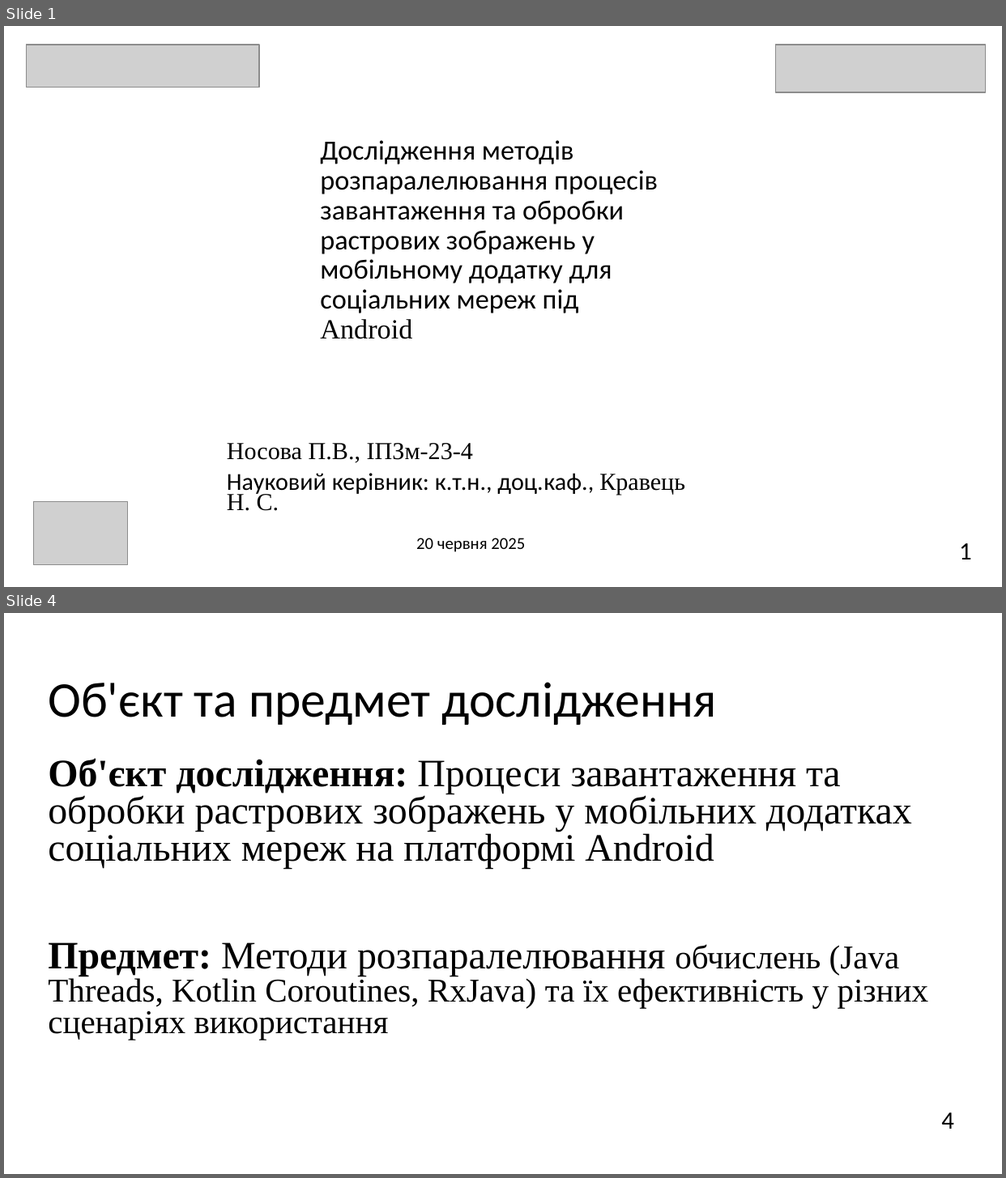
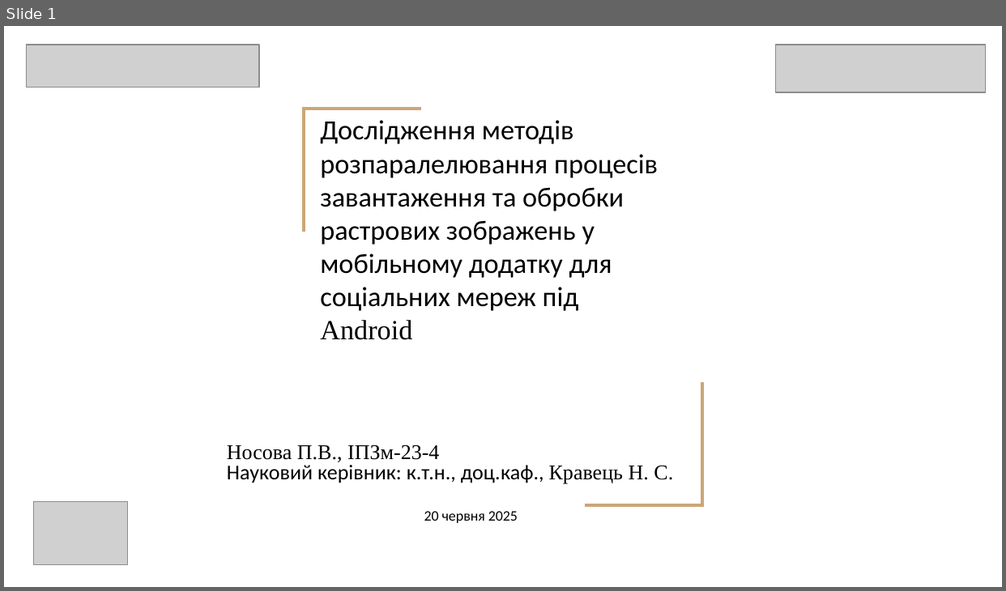
Before and after one commit to polina1836/android-image-processing-test, a slide deck: 2025_М_ПІ_ІПЗ- 23-4_Носова_П_В.pptx. Shown one above the other, each under a label of ours: slides 1 and 4 before the commit, slide 1 after it; the slides between them are not shown. The pictures are 1006x1178 and 1006x591 pixels, drawn with LibreOffice and Linux fonts; fonts in the diff are those of the drawing; grey boxes stand for pictures. Boxes give left, top, right and bottom in pixels: in the first picture for what was removed or moved away, otherwise in the second. Text is boxed around its words. In the diff, an @@ line names an element or a change of style, - is before the commit and + after.

```diff
--- a/2025_М_ПІ_ІПЗ- 23-4_Носова_П_В.pptx
+++ b/2025_М_ПІ_ІПЗ- 23-4_Носова_П_В.pptx
@@ slide 4 removed at [4, 613, 1002, 1174], background #FFFFFF @@
@@ title removed at [48, 682, 718, 725] @@
-Об'єкт та предмет дослідження
@@ text removed at [48, 758, 929, 1040] @@
-Об'єкт дослідження: Процеси завантаження та обробки растрових зображень у мобільних додатках соціальних мереж на платформі Android
-Предмет: Методи розпаралелювання обчислень (Java Threads, Kotlin Coroutines, RxJava) та їх ефективність у різних сценаріях використання
@@ text removed at [941, 1113, 954, 1129] @@
-4
@@ slide 1 changed as well @@
@@ freeform shape added at [304, 109, 421, 232], outline #CCA677 2.25 pt @@
@@ title "Дослідження методів розпаралелювання процесів завантаження ..." at [320, 120, 658, 340]: line spacing 0.9 to 1 @@
@@ freeform shape added at [585, 382, 702, 505], outline #CCA677 2.25 pt @@
@@ subtitle "Носова П.В., ІПЗм-23-4" at [227, 445, 673, 523]: size 17.6 to 15.2 pt in "Носова П.В., ІПЗм-23-4", "Науковий керівник: к.т.н., доц.каф., Кравець Н. С."; size 12.1 to 10.4 pt in "20 червня 2025"; line spacing 0.7 to 0.8; less space between paragraphs @@
@@ page number removed at [959, 544, 972, 560] @@
-1
```
Also in this commit, not shown: 7 other slides changed, 4 slides added, 11 other slides removed, 1 other file.
